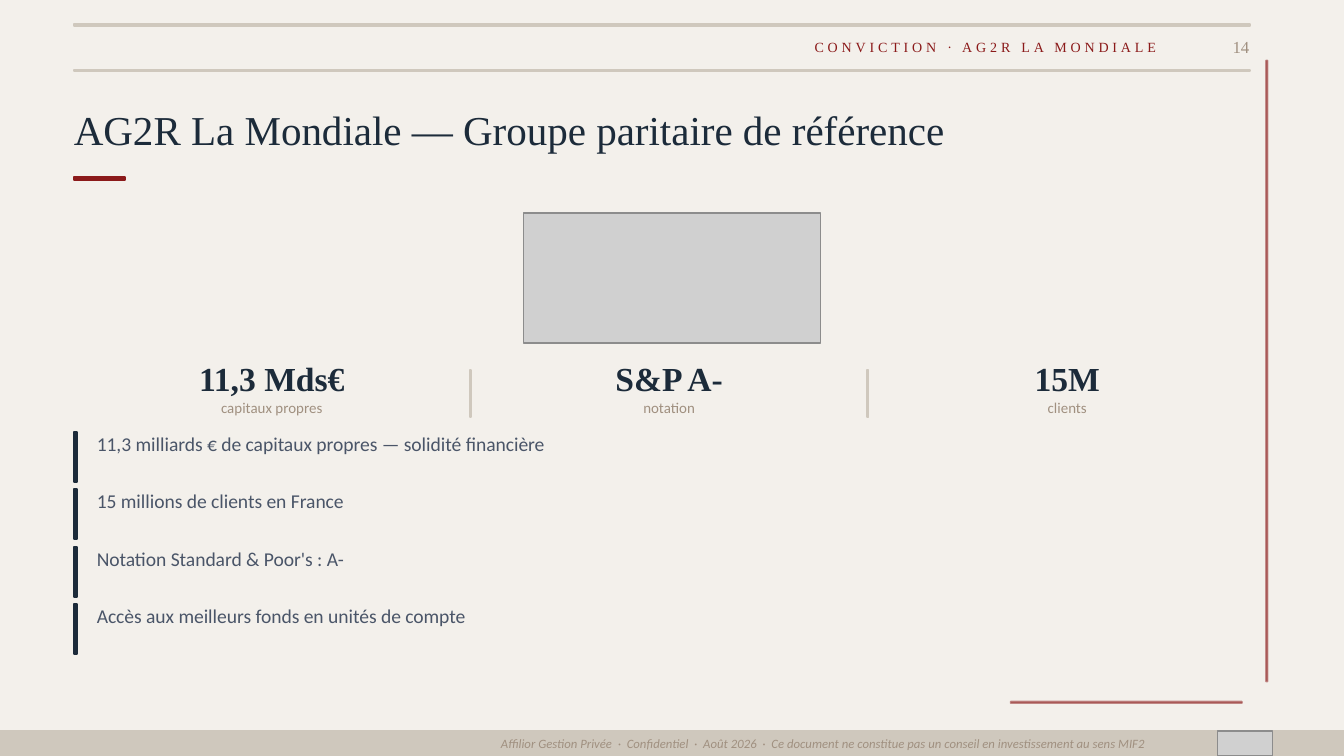
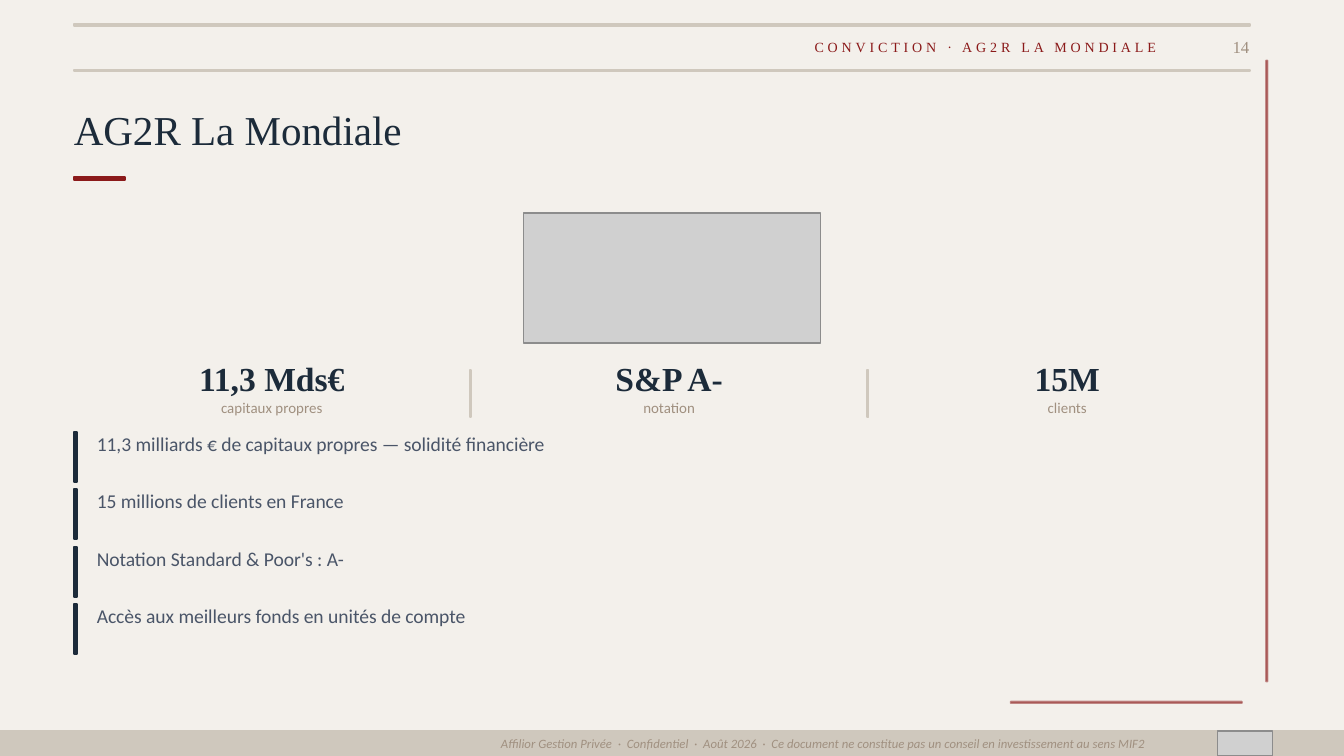
Before and after one commit to fififi1717/mkgt, a slide deck: slide 14 of Bibe_Def.pptx. Drawn at 1344x756 pixels with LibreOffice and Linux fonts; fonts in the diff are those of the drawing; grey boxes stand for pictures. Boxes give left, top, right and bottom in pixels: in the first picture for what was removed or moved away, otherwise in the second. Text is boxed around its words. In the diff, an @@ line names an element or a change of style, - is before the commit and + after.

```diff
--- a/Bibe_Def.pptx
+++ b/Bibe_Def.pptx
@@ text at (74,116,402,146): text changed @@
-AG2R La Mondiale — Groupe paritaire de référence
+AG2R La Mondiale
```
Also in this commit, not shown: 11 other slides changed.
